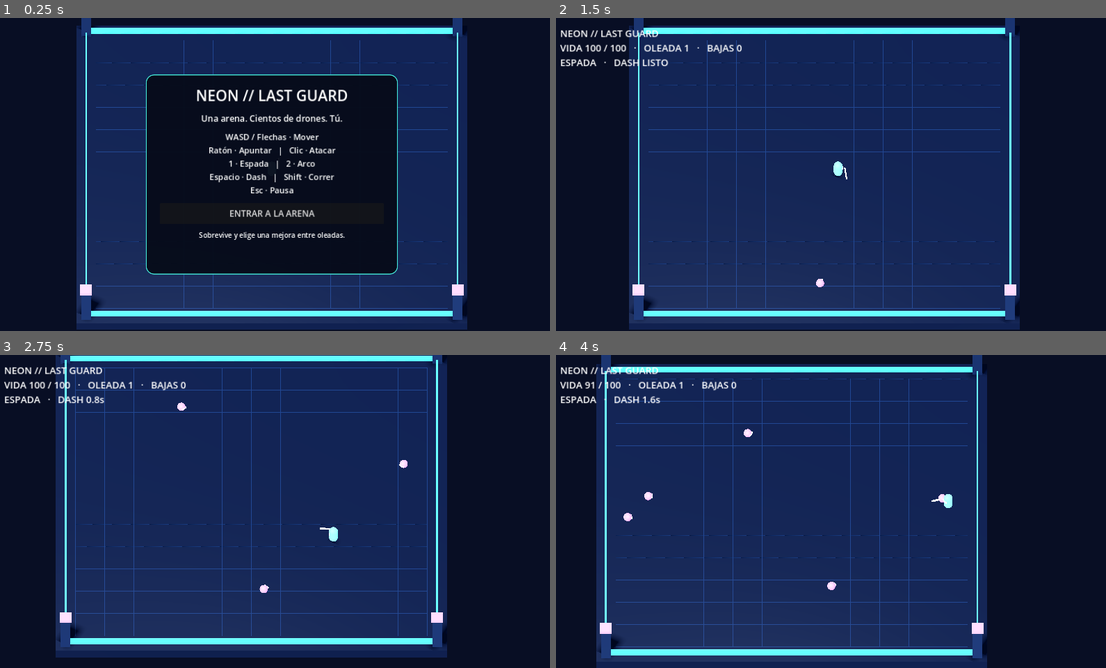
Above: before the commit, frames 1-4 (two rows, left to right).
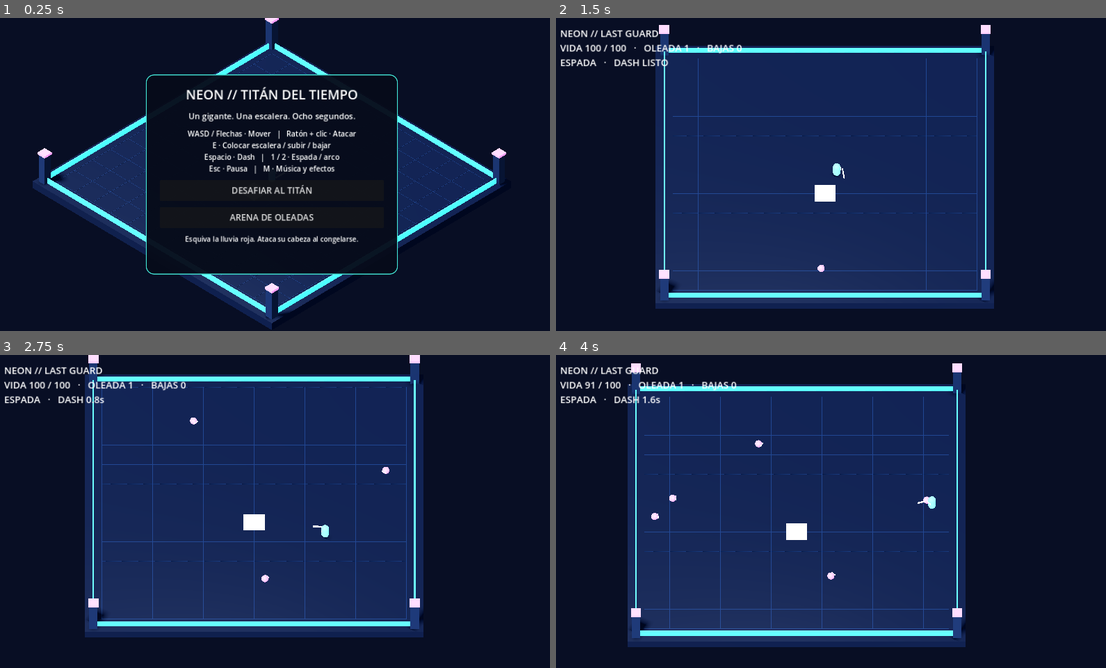
Above: after the commit, the same moments.

Repository: Crokix14/jueguito-godot
Game: Godot game, scene res://node_3d.tscn
The game is run twice, just before and just after one commit, with the same random seed, the same clock (stepped at 60 frames per second) and the same inputs.
Inputs (mouse positions are in pixels of both pictures, inside the frame that each line leads up to):
- Up to frame 1 (0.25 s): no input
- Up to frame 2 (1.5 s): click "ENTRAR A LA ARENA" (after the commit: "ARENA DE OLEADAS") at 0.5 s; tap Enter at 1.25 s; move the mouse to (952, 158) at 1.27 s; hold D from 1.28 s (still down); tap M at 1.35 s; click (952, 158) at 1.42 s
- Up to frame 3 (2.75 s): tap Space at 1.52, 1.82, 2.27, 2.57 s; tap E at 1.55, 2.1 s; move the mouse to (159, 527) at 2.02 s; release D at 2.03 s; hold S from 2.03 s (still down); click (159, 527) at 2.17 s; tap Shift at 2.3 s
- Up to frame 4 (4 s): move the mouse to (886, 442) at 2.77 s; release S at 2.78 s; hold D 2.78-3.53 s; hold Shift 2.78-3.53 s; click (886, 442) at 2.92 s; tap Space at 3.05, 3.6, 3.77 s; move the mouse to (798, 574) at 3.52 s; hold W from 3.53 s (still down); click (798, 574) at 3.67 s; tap M at 3.8 s

The runs differ from the first frame. In frame 1, 37% of the frame differs, in the area x 5-93%, y 0-100%; in frame 2, 22%; in frame 3, 23%; in frame 4, 23%.

Commit message:
Add isometric time-freeze boss fight with ladder and original audio

Diff:
--- /dev/null
+++ b/jueguito de prueba/BossFight.gd
@@ -0,0 +1,373 @@
+extends "res://Node3D.gd"
+
+const BOSS_POS = Vector3(0, 0, -6)
+const SOCKET = Vector3(0, 0, 3)
+const TOP = Vector3(0, 5.3, -3.5)
+const BOSS_MAX_HP = 420.0
+var boss_mode = false
+var boss: Node3D
+var head: MeshInstance3D
+var boss_hp = BOSS_MAX_HP
+var phase = "warning"
+var phase_time = 2.5
+var rain: Array[Dictionary] = []
+var rain_tick = 0.0
+var ladder: Node3D
+var ladder_placed = false
+var climbing = false
+var climb_progress = 0.0
+var prompt: Label
+var boss_bar: ProgressBar
+var music: AudioStreamPlayer
+var effects: AudioStreamPlayer
+var muted = false
+var cycle = 0
+
+func _ready():
+	super._ready()
+	camera.position = Vector3(24, 26, 24)
+	camera.look_at(Vector3(0, 1, 0))
+	camera.size = 37
+	build_boss()
+	ladder = Node3D.new()
+	add_child(ladder)
+	var socket = box(self, SOCKET+Vector3(0,0.06,0), Vector3(2.5,0.1,2.5),Color("ffd166"),true)
+	socket.name="ZonaEscalera"
+	var canvas = hud.get_parent()
+	prompt = Label.new()
+	prompt.set_anchors_and_offsets_preset(Control.PRESET_BOTTOM_WIDE)
+	prompt.offset_top = -100
+	prompt.offset_bottom = -20
+	prompt.horizontal_alignment = HORIZONTAL_ALIGNMENT_CENTER
+	prompt.add_theme_font_size_override("font_size",23)
+	canvas.add_child(prompt)
+	boss_bar = ProgressBar.new()
+	boss_bar.position = Vector2(820,28)
+	boss_bar.size = Vector2(420,24)
+	boss_bar.max_value = BOSS_MAX_HP
+	boss_bar.show_percentage=false
+	canvas.add_child(boss_bar)
+	music=AudioStreamPlayer.new()
+	music.stream=load("res://audio/battle.wav")
+	music.volume_db=-15
+	add_child(music)
+	effects=AudioStreamPlayer.new()
+	effects.volume_db=-9
+	add_child(effects)
+	boss.hide()
+	boss_bar.hide()
+
+func show_menu():
+	clear_menu()
+	label("NEON // TITÁN DEL TIEMPO",30)
+	label("Un gigante. Una escalera. Ocho segundos.",19)
+	label("WASD / Flechas · Mover   |   Ratón + clic · Atacar\nE · Colocar escalera / subir / bajar\nEspacio · Dash   |   1 / 2 · Espada / arco\nEsc · Pausa   |   M · Música y efectos",17)
+	button("DESAFIAR AL TITÁN",start_boss)
+	button("ARENA DE OLEADAS",start_game)
+	label("Esquiva la lluvia roja. Ataca su cabeza al congelarse.",16)
+
+func build_boss():
+	boss=Node3D.new()
+	add_child(boss)
+	boss.position=BOSS_POS
+	box(boss,Vector3(-1.1,1.4,0),Vector3(1.2,2.8,1.2),Color("146b46"))
+	box(boss,Vector3(1.1,1.4,0),Vector3(1.2,2.8,1.2),Color("146b46"))
+	box(boss,Vector3(0,3.7,0),Vector3(3.7,2.5,2),Color("178856"))
+	box(boss,Vector3(-2.5,3.6,0),Vector3(1.1,3.5,1.1),Color("31f09c"))
+	box(boss,Vector3(2.5,3.6,0),Vector3(1.1,3.5,1.1),Color("31f09c"))
+	var skull=SphereMesh.new()
+	skull.radius=1.6
+	skull.height=3.2
+	head=mesh_at(boss,skull,Vector3(0,6.5,0),Color("31f09c"),true)
+	box(boss,Vector3(-0.6,6.7,1.45),Vector3(0.45,0.22,0.15),Color("ffffff"),true)
+	box(boss,Vector3(0.6,6.7,1.45),Vector3(0.45,0.22,0.15),Color("ffffff"),true)
+	box(boss,Vector3(0,5.95,1.48),Vector3(1.0,0.15,0.14),Color("082521"))
+
+func start_game():
+	boss_mode=false
+	camera.position=Vector3(0,27,23)
+	camera.look_at(Vector3.ZERO)
+	if is_instance_valid(boss):
+		boss.hide()
+		boss_bar.hide()
+		prompt.text=""
+	clear_rain()
+	clear_ladder()
+	if is_instance_valid(music):
+		music.stop()
+	super.start_game()
+
+func start_boss():
+	super.start_game()
+	boss_mode=true
+	camera.position=Vector3(24,26,24)
+	camera.look_at(Vector3(0,1,0))
+	pending=0
+	player.position=Vector3(0,0,10)
+	player.velocity=Vector3.ZERO
+	boss_hp=BOSS_MAX_HP
+	boss.show()
+	boss_bar.show()
+	phase="warning"
+	phase_time=2.5
+	rain_tick=0
+	cycle=0
+	clear_rain()
+	clear_ladder()
+	music.stream_paused=false
+	music.play()
+	play_effect("warning")
+
+func clear_rain():
+	for b in rain:
+		b.node.queue_free()
+		b.marker.queue_free()
+	rain.clear()
+
+func clear_ladder():
+	if is_instance_valid(ladder):
+		for n in ladder.get_children():
+			ladder.remove_child(n)
+			n.queue_free()
+	ladder_placed=false
+	climbing=false
+	climb_progress=0
+
+func play_effect(effect: String):
+	if muted:
+		return
+	effects.stream=load("res://audio/"+effect+".wav")
+	effects.play()
+
+func _unhandled_input(event):
+	if event is InputEventKey and event.pressed and not event.echo:
+		if event.keycode==KEY_M:
+			muted=not muted
+			music.volume_db=-80 if muted else -15
+			if muted:
+				effects.stop()
+		if boss_mode and state=="playing" and event.keycode==KEY_E:
+			use_ladder()
+	super._unhandled_input(event)
+	if boss_mode and state=="paused" and event is InputEventKey and event.pressed and not event.echo and event.keycode==KEY_ESCAPE:
+		clear_menu()
+		label("TIEMPO EN PAUSA",30)
+		button("CONTINUAR",func(): state="playing"; overlay.hide(); music.stream_paused=false)
+		button("REINTENTAR BOSS",start_boss)
+	if is_instance_valid(music):
+		music.stream_paused=state=="paused"
+
+func use_ladder():
+	if phase!="frozen":
+		return
+	if climbing or player.position.y>4:
+		climbing=false
+		player.position=SOCKET+Vector3(0,0,1)
+		player.velocity=Vector3.ZERO
+		return
+	if player.position.distance_to(SOCKET)>3.0:
+		return
+	if not ladder_placed:
+		place_ladder()
+	else:
+		climbing=true
+		climb_progress=0
+		play_effect("climb")
+
+func place_ladder():
+	ladder_placed=true
+	for i in range(12):
+		var t=float(i)/11.0
+		box(ladder,SOCKET.lerp(TOP,t)+Vector3(0,0.12,0),Vector3(2,0.2,0.6),Color("ffd166"),true)
+	for x in [-1.05,1.05]:
+		var rail=box(ladder,(SOCKET+TOP)*0.5+Vector3(x,0.45,0),Vector3(0.12,0.12,SOCKET.distance_to(TOP)),Color("48c6ff"),true)
+		rail.rotation.x=atan2(TOP.y-SOCKET.y,SOCKET.z-TOP.z)
+	box(ladder,TOP+Vector3(0,-0.1,0),Vector3(3,0.2,2),Color("ffd166"),true)
+	play_effect("climb")
+
+func spawn_rain():
+	# Telegraphs stay on the floor; projectiles freeze before reaching it.
+	var target=Vector3(rng.randf_range(-13,13),0,rng.randf_range(-12,14))
+	if rng.randf()<0.45:
+		target=Vector3(player.position.x+rng.randf_range(-2,2),0,player.position.z+rng.randf_range(-2,2))
+	var n=Node3D.new()
+	add_child(n)
+	n.position=target+Vector3(0, rng.randf_range(10,14),0)
+	var ball=SphereMesh.new()
+	ball.radius=0.35
+	ball.height=0.7
+	mesh_at(n,ball,Vector3.ZERO,Color("ff354d"),true)
+	var marker=box(self,target+Vector3(0,0.035,0),Vector3(1.2,0.04,1.2),Color("9a283f"),true)
+	rain.append({"node":n,"marker":marker,"speed":rng.randf_range(3.0,4.5)})
+
+func set_phase(next: String, duration: float):
+	phase=next
+	phase_time=duration
+	if next=="warning":
+		clear_rain()
+		clear_ladder()
+		player.position.y=0
+		player.velocity=Vector3.ZERO
+		cycle+=1
+		play_effect("warning")
+	elif next=="frozen":
+		play_effect("freeze")
+	elif next=="resume":
+		climbing=false
+		play_effect("warning")
+		hp=minf(100,hp+8)
+
+func _physics_process(delta):
+	if not boss_mode:
+		super._physics_process(delta)
+		return
+	if state!="playing":
+		return
+	time_alive+=delta
+	attack_cd=maxf(0,attack_cd-delta)
+	dash_cd=maxf(0,dash_cd-delta)
+	dash_time=maxf(0,dash_time-delta)
+	phase_time-=delta
+	if phase_time<=0:
+		match phase:
+			"warning": set_phase("rain",3.0)
+			"rain": set_phase("frozen",8.0)
+			"frozen": set_phase("resume",2.2)
+			"resume": set_phase("warning",2.5)
+	if phase=="rain":
+		rain_tick-=delta
+		if rain_tick<=0:
+			for i in range(3):
+				spawn_rain()
+			rain_tick=0.28
+	update_rain(delta)
+	var axis=Vector2(float(Input.is_physical_key_pressed(KEY_D) or Input.is_key_pressed(KEY_RIGHT))-float(Input.is_physical_key_pressed(KEY_A) or Input.is_key_pressed(KEY_LEFT)),float(Input.is_physical_key_pressed(KEY_S) or Input.is_key_pressed(KEY_DOWN))-float(Input.is_physical_key_pressed(KEY_W) or Input.is_key_pressed(KEY_UP))).normalized()
+	# Screen-relative movement for the diagonal isometric camera.
+	var move=(Vector3(1,0,-1)*axis.x+Vector3(1,0,1)*axis.y).normalized()
+	var ray=camera.project_ray_origin(get_viewport().get_mouse_position())
+	var rd=camera.project_ray_normal(get_viewport().get_mouse_position())
+	if absf(rd.y)>0.001:
+		var target=ray+rd*((player.position.y+0.9-ray.y)/rd.y)
+		var diff=target-player.position
+		diff.y=0
+		if diff.length()>0.1:
+			aim=diff.normalized()
+	player.rotation.y=atan2(-aim.x,-aim.z)
+	if climbing:
+		climb_progress=minf(1,climb_progress+delta/1.8)
+		player.position=SOCKET.lerp(TOP,climb_progress)
+		player.velocity=Vector3.ZERO
+		if climb_progress>=1:
+			climbing=false
+	elif phase=="frozen" and player.position.y>=5:
+		# A stable attack platform lets the player aim at the exposed head.
+		player.position.x=clampf(player.position.x+move.x*delta*2,-1.2,1.2)
+		player.position.z=clampf(player.position.z+move.z*delta*2,TOP.z-0.7,TOP.z+0.7)
+	else:
+		var current_speed=speed*(1.45 if Input.is_key_pressed(KEY_SHIFT) else 1.0)
+		if dash_time>0:
+			move=move if move.length()>0 else aim
+			current_speed=28
+		player.velocity.x=move.x*current_speed
+		player.velocity.z=move.z*current_speed
+		player.velocity.y-=20*delta
+		player.move_and_slide()
+		player.position.x=clampf(player.position.x,-ARENA,ARENA)
+		player.position.z=clampf(player.position.z,-ARENA,ARENA)
+		# Prevent clipping through the giant's solid footprint.
+		var flat=Vector2(player.position.x-BOSS_POS.x,player.position.z-BOSS_POS.z)
+		if flat.length()<2.7 and player.position.y<4:
+			flat=flat.normalized()*2.7 if flat.length()>0.01 else Vector2(0,2.7)
+			player.position.x=BOSS_POS.x+flat.x
+			player.position.z=BOSS_POS.z+flat.y
+	blade.visible=weapon==0
+	blade.rotation.y=-attack_cd*5 if weapon==0 else 0.0
+	if Input.is_mouse_button_pressed(MOUSE_BUTTON_LEFT) and attack_cd<=0 and not climbing:
+		attack()
+	update_boss_shots(delta)
+	head.material_override=mat(Color("ffd166") if phase=="frozen" else Color("31f09c"),true)
+	boss_bar.value=boss_hp
+	var title={"warning":"PREPÁRATE: LLUVIA ROJA","rain":"ESQUIVA LAS BALAS","frozen":"TIEMPO CONGELADO: CABEZA VULNERABLE","resume":"¡BAJA! LAS BALAS VUELVEN A CAER"}
+	hud.text="TITÁN DEL TIEMPO  ·  VIDA %d / 100\n%s  ·  %.1fs\n%s  ·  DASH %s  ·  M: sonido %s" % [maxi(0,int(hp)),title[phase],maxf(0,phase_time),"ESPADA" if weapon==0 else "ARCO","LISTO" if dash_cd<=0 else "%.1f" % dash_cd,"OFF" if muted else "ON"]
+	prompt.text="Busca el cuadrado dorado frente al boss."
+	if phase=="frozen":
+		if climbing:
+			prompt.text="SUBIENDO… ¡apunta a la cabeza!"
+		elif player.position.y>=5:
+			prompt.text="¡CLIC A LA CABEZA!   ·   E: bajar   ·   %.1fs" % maxf(0,phase_time)
+		elif player.position.distance_to(SOCKET)<3:
+			prompt.text="E: subir la escalera" if ladder_placed else "E: colocar escalera   →   E otra vez: subir"
+		else:
+			prompt.text="¡Al cuadrado dorado! Coloca la escalera con E."
+	if hp<=0:
+		finish_boss(false)
+	elif boss_hp<=0:
+		finish_boss(true)
+
+func update_rain(delta):
+	if phase=="frozen":
+		return
+	for i in range(rain.size()-1,-1,-1):
+		var b=rain[i]
+		b.node.position.y-=b.speed*delta*(2.3 if phase=="resume" else 1.0)
+		var center=player.position+Vector3(0,0.9,0)
+		if b.node.position.distance_to(center)<1.1 and dash_time<=0 and not climbing:
+			hp-=14
+			play_effect("hurt")
+			b.node.position.y=-1
+		if b.node.position.y<=0.25:
+			if Vector2(b.node.position.x-player.position.x,b.node.position.z-player.position.z).length()<1.3 and player.position.y<1 and dash_time<=0:
+				hp-=8
+			b.node.queue_free()
+			b.marker.queue_free()
+			rain.remove_at(i)
+
+func head_hit(amount: float) -> bool:
+	if phase!="frozen" or player.position.y<5:
+		return false
+	boss_hp=maxf(0,boss_hp-amount)
+	play_effect("hit")
+	return true
+
+func attack():
+	if not boss_mode:
+		super.attack()
+		return
+	attack_cd=0.36 if weapon==0 else 0.25
+	play_effect("swing")
+	var center=BOSS_POS+Vector3(0,6.5,0)
+	var direction=center-(player.position+Vector3(0,0.9,0))
+	if weapon==0:
+		var flat=Vector3(direction.x,0,direction.z).normalized()
+		if direction.length()<4 and flat.dot(aim)>0.25:
+			head_hit(24)
+	else:
+		var shot=Node3D.new()
+		add_child(shot)
+		shot.position=player.position+Vector3(0,0.9,0)+aim*0.7
+		box(shot,Vector3.ZERO,Vector3(0.18,0.18,0.6),Color("ffd166"),true)
+		shot.rotation.y=atan2(-aim.x,-aim.z)
+		shots.append({"node":shot,"dir":aim,"life":1.8})
+
+func update_boss_shots(delta):
+	for i in range(shots.size()-1,-1,-1):
+		var s=shots[i]
+		s.node.position+=s.dir*25*delta
+		s.life-=delta
+		if s.node.position.distance_to(BOSS_POS+Vector3(0,6.5,0))<1.8:
+			head_hit(16)
+			s.life=0
+		if s.life<=0:
+			s.node.queue_free()
+			shots.remove_at(i)
+
+func finish_boss(won: bool):
+	state="victory" if won else "gameover"
+	music.stop()
+	play_effect("victory" if won else "hurt")
+	clear_menu()
+	label("¡TITÁN DERROTADO!" if won else "EL TIEMPO TE ALCANZÓ",30)
+	label("Tiempo: %ds  ·  Ciclos: %d" % [int(time_alive),cycle+1],21)
+	label("Congela, construye, sube y golpea.",18)
+	button("VOLVER A DESAFIAR",start_boss)
+	button("ARENA DE OLEADAS",start_game)
--- a/jueguito de prueba/node_3d.tscn
+++ b/jueguito de prueba/node_3d.tscn
@@ -1,6 +1,6 @@
 [gd_scene load_steps=2 format=3]
 
-[ext_resource type="Script" path="res://Node3D.gd" id="1"]
+[ext_resource type="Script" path="res://BossFight.gd" id="1"]
 
 [node name="NeonArena" type="Node3D"]
 script = ExtResource("1")
--- /dev/null
+++ b/jueguito de prueba/tests/arena_smoke.gd
@@ -0,0 +1,61 @@
+extends SceneTree
+var game
+func check(ok: bool, message: String):
+	if not ok:
+		push_error(message)
+		quit(1)
+		assert(ok,message)
+func _initialize():
+	call_deferred("run")
+func run():
+	game=load("res://node_3d.tscn").instantiate()
+	root.add_child(game)
+	await process_frame
+	check(game.state=="menu","Initial menu")
+	game.start_game()
+	check(game.wave==1 and game.pending==7,"First wave")
+	game.pending=0
+	game.spawn_enemy()
+	var enemy=game.enemies[0]
+	enemy.hp=200
+	enemy.node.position=game.player.position+Vector3(0,0,-2)
+	game.aim=Vector3.FORWARD
+	var old_hp=enemy.hp
+	game.attack()
+	check(enemy.hp<old_hp,"Sword damage")
+	game.weapon=1
+	game.attack()
+	check(game.shots.size()==1,"Bow projectile")
+	enemy.node.position=game.player.position+Vector3(0,0,-2)
+	game.shots[0].node.position=enemy.node.position+Vector3(0,0.8,0)
+	game.shots[0].dir=Vector3.ZERO
+	old_hp=enemy.hp
+	game._physics_process(0.016)
+	check(enemy.hp<old_hp,"Projectile collision")
+	game.enemies[0].hp=0
+	game._physics_process(0.016)
+	check(game.kills==1 and game.state=="upgrade","Kill and upgrade")
+	game.next_wave()
+	check(game.wave==2 and game.state=="playing","Next wave")
+	var key=InputEventKey.new()
+	key.keycode=KEY_SPACE
+	key.pressed=true
+	game._unhandled_input(key)
+	check(game.dash_time>0 and game.dash_cd>0,"Dash cooldown")
+	key.keycode=KEY_ESCAPE
+	game._unhandled_input(key)
+	check(game.state=="paused","Pause")
+	game._unhandled_input(key)
+	check(game.state=="playing","Resume")
+	game.hp=0
+	game._physics_process(0.016)
+	check(game.state=="gameover","Game over")
+	game.start_game()
+	check(game.hp==100 and game.wave==1 and game.enemies.is_empty(),"Restart")
+	for i in range(300):
+		game._physics_process(0.016)
+	check(not game.enemies.is_empty(),"Timed enemy spawning")
+	print("NEON_TESTS_OK: menu, wave, sword, bow, hits, upgrades, dash, pause, death, restart, spawning")
+	game.queue_free()
+	await process_frame
+	quit(0)
--- /dev/null
+++ b/jueguito de prueba/tests/boss_smoke.gd
@@ -0,0 +1,90 @@
+extends SceneTree
+var g
+var failures=0
+func check(ok: bool, text: String):
+	if not ok:
+		failures+=1
+		push_error(text)
+func _initialize():
+	call_deferred("run")
+func run():
+	g=load("res://node_3d.tscn").instantiate()
+	root.add_child(g)
+	await process_frame
+	check(g.state=="menu","Boss menu")
+	g.start_boss()
+	check(g.boss_mode and g.boss.visible and g.pending==0,"Boss starts")
+	check(g.music.playing and g.music.stream.loop_mode==1,"Music plays and loops")
+	g.set_phase("rain",3)
+	g.spawn_rain()
+	var y=g.rain[0].node.position.y
+	g.update_rain(0.1)
+	check(g.rain[0].node.position.y<y,"Rain falls")
+	g.set_phase("frozen",8)
+	y=g.rain[0].node.position.y
+	g.update_rain(0.5)
+	check(is_equal_approx(g.rain[0].node.position.y,y),"Freeze holds bullets")
+	g.player.position=Vector3(10,0,10)
+	g.use_ladder()
+	check(not g.ladder_placed,"Cannot place ladder away from socket")
+	g.player.position=g.SOCKET
+	g.use_ladder()
+	check(g.ladder_placed,"Place ladder")
+	g.use_ladder()
+	check(g.climbing,"Start climbing")
+	g._physics_process(1.9)
+	check(g.player.position.y>=5 and not g.climbing,"Climb reaches platform")
+	g.aim=Vector3.FORWARD
+	var hp=g.boss_hp
+	g.weapon=0
+	g.attack()
+	check(g.boss_hp<hp,"Sword hits vulnerable head")
+	g.weapon=1
+	g.attack()
+	for i in range(12):
+		g.update_boss_shots(0.016)
+	check(g.boss_hp<hp-24,"Arrow hits exposed head")
+	g.set_phase("resume",2.2)
+	hp=g.boss_hp
+	check(not g.head_hit(100) and g.boss_hp==hp,"Boss shield after freeze")
+	y=g.rain[0].node.position.y
+	g.update_rain(0.1)
+	check(g.rain[0].node.position.y<y,"Rain resumes")
+	g.player.position=g.SOCKET
+	g.use_ladder()
+	check(not g.climbing,"No climbing outside freeze")
+	g.set_phase("warning",2.5)
+	check(g.rain.is_empty() and not g.ladder_placed and g.player.position.y==0,"Cycle resets safely")
+	g.set_phase("frozen",8)
+	g.player.position=g.TOP
+	g.boss_hp=10
+	g.head_hit(20)
+	g._physics_process(0.016)
+	check(g.state=="victory" and not g.music.playing,"Victory")
+	g.start_boss()
+	g.hp=0
+	g._physics_process(0.016)
+	check(g.state=="gameover","Defeat")
+	g.start_boss()
+	check(g.hp==100 and g.boss_hp==g.BOSS_MAX_HP,"Restart resets health")
+	var key=InputEventKey.new()
+	key.keycode=KEY_ESCAPE
+	key.pressed=true
+	g._unhandled_input(key)
+	var before=g.phase_time
+	g._physics_process(1)
+	check(g.state=="paused" and g.phase_time==before and g.music.stream_paused,"Pause stops cycle and music")
+	g._unhandled_input(key)
+	check(g.state=="playing" and not g.music.stream_paused,"Resume")
+	key.keycode=KEY_M
+	g._unhandled_input(key)
+	check(g.muted,"Mute")
+	g.start_game()
+	check(not g.boss_mode and not g.boss.visible and g.wave==1,"Original arena preserved")
+	print("BOSS_TESTS: failures=",failures)
+	g.music.stop()
+	g.effects.stop()
+	await create_timer(0.3).timeout
+	g.queue_free()
+	await create_timer(0.3).timeout
+	quit(1 if failures else 0)
Not shown, added: jueguito de prueba/BossFight.gd.uid
Not shown, added: jueguito de prueba/audio/battle.wav.import
Not shown, added: jueguito de prueba/audio/climb.wav.import
Not shown, added: jueguito de prueba/audio/freeze.wav.import
Not shown, added: jueguito de prueba/audio/hit.wav.import
Not shown, added: jueguito de prueba/audio/hurt.wav.import
Not shown, added: jueguito de prueba/audio/swing.wav.import
Not shown, added: jueguito de prueba/audio/victory.wav.import
Not shown, added: jueguito de prueba/audio/warning.wav.import
Not shown, added: jueguito de prueba/tests/arena_smoke.gd.uid
Not shown, added: jueguito de prueba/tests/boss_smoke.gd.uid
Not shown, changed: jueguito de prueba/LEEME.md
(and 8 more such lines)
